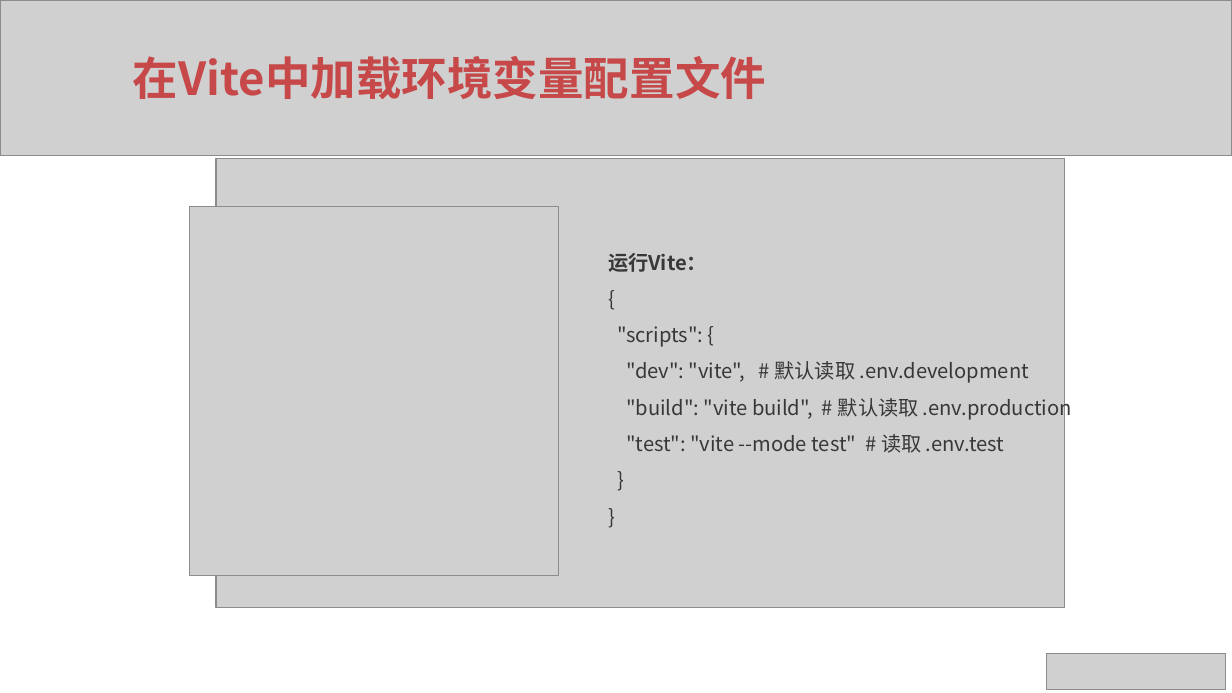
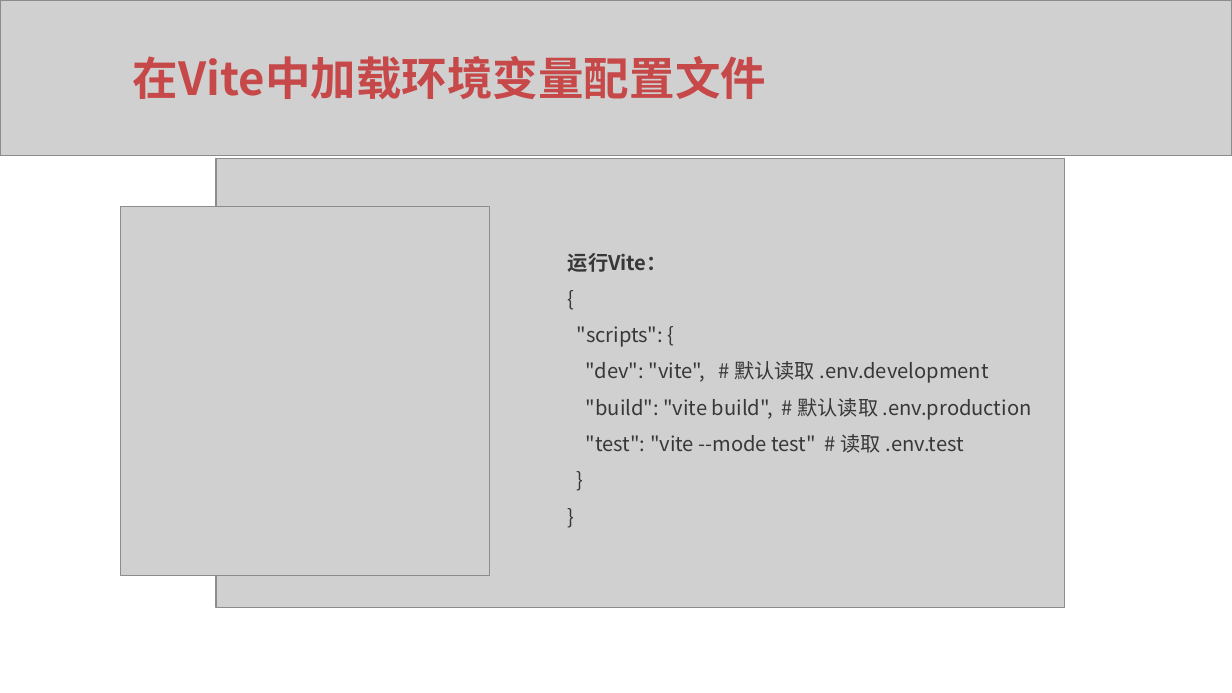
Before and after one commit to xuqunhai/python, a slide deck: slide 16 of rx/Vue项目最佳实践.pptx. Drawn at 1232x693 pixels with LibreOffice and Linux fonts; fonts in the diff are those of the drawing; grey boxes stand for pictures. Boxes give left, top, right and bottom in pixels: in the first picture for what was removed or moved away, otherwise in the second. Text is boxed around its words. In the diff, an @@ line names an element or a change of style, - is before the commit and + after.

```diff
--- a/rx/Vue项目最佳实践.pptx
+++ b/rx/Vue项目最佳实践.pptx
@@ text "运行Vite： { "scripts": { "dev": ...": place and size @@
-text "运行Vite： { "scripts": { "dev": ..." at [608,253,1072,453]
+text "运行Vite： { "scripts": { "dev": ..." at [568,253,1032,453]
@@ picture: place and size @@
-picture at [190,207,558,575]
+picture at [121,207,489,575]
@@ picture removed at [1047,654,1226,690] @@
```
Also in this commit, not shown: 22 other slides changed, 2 slides added, 5 slides removed, 5 other files.
